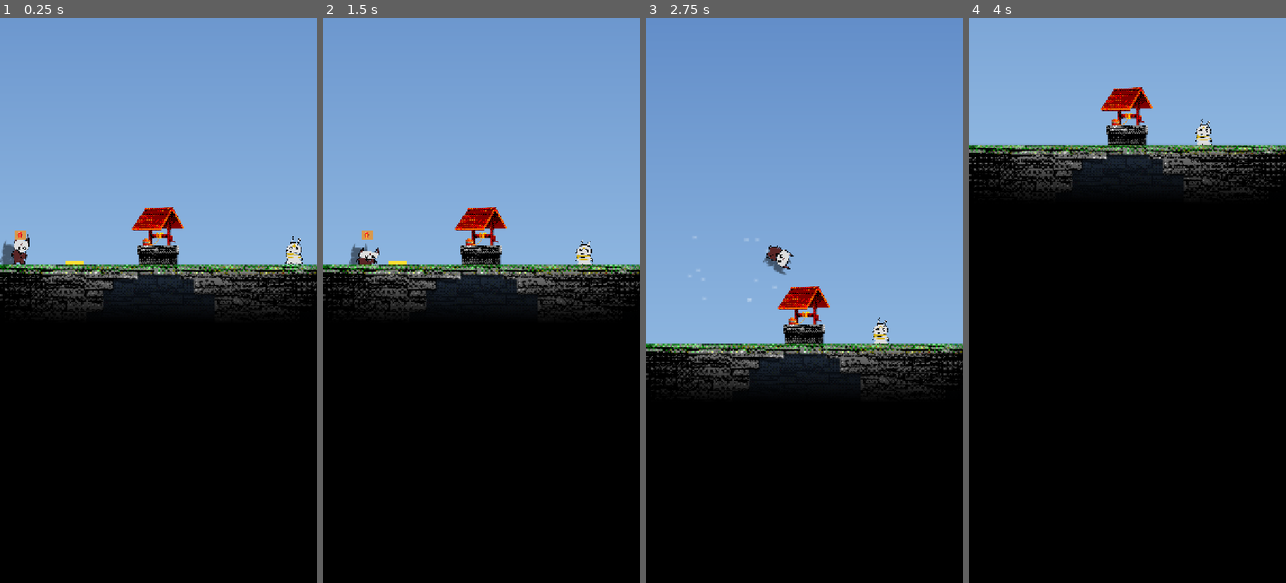
Above: before the commit, frames 1-4 (left to right).
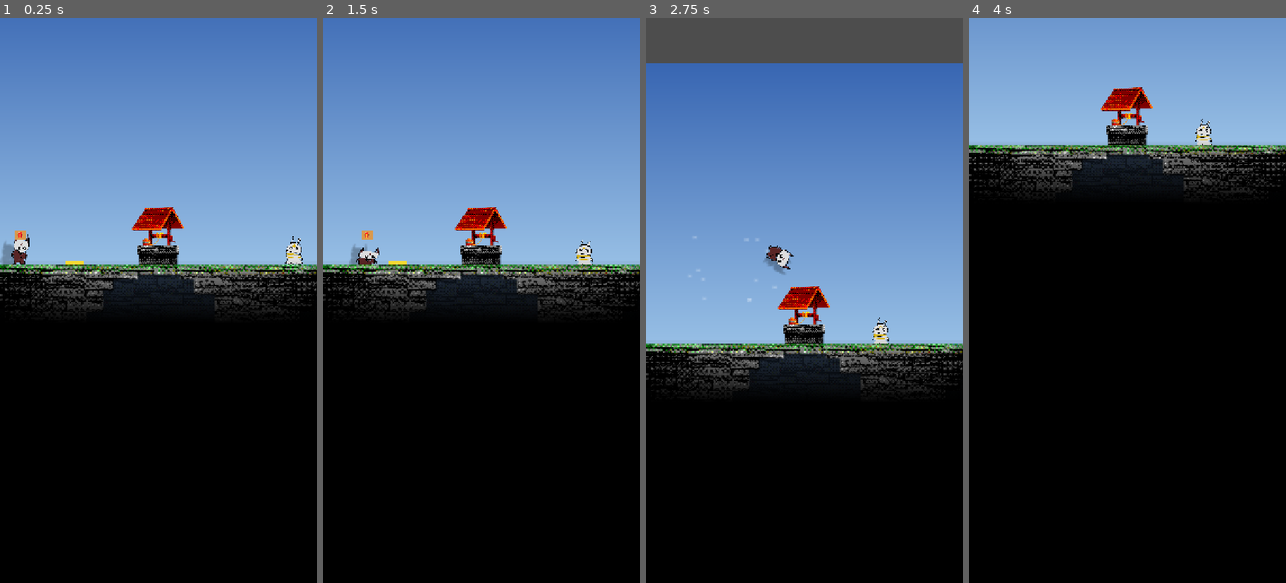
Above: after the commit, the same moments.

Repository: gimigkk/agustus-13
Game: Godot game, scene res://scenes/levels/test_level.tscn
The game is run twice, just before and just after one commit, with the same random seed, the same clock (stepped at 60 frames per second) and the same inputs.
Inputs (mouse positions are in pixels of both pictures, inside the frame that each line leads up to):
- Up to frame 1 (0.25 s): no input
- Up to frame 2 (1.5 s): tap Enter at 0.5 s; move the mouse to (551, 272) at 0.52 s; hold Right (move_right) from 0.53 s (still down); tap Space (jump) at 0.77 s; move the mouse to (418, 328) at 1.27 s
- Up to frame 3 (2.75 s): tap Space (jump) at 1.52 s; move the mouse to (836, 176) at 2.02 s; release Right (move_right) at 2.03 s; hold Left (move_left) from 2.03 s (still down)
- Up to frame 4 (4 s): move the mouse to (1111, 413) at 2.77 s; release Left (move_left) at 2.78 s; hold Right (move_right) from 2.78 s (still down); tap Space (jump) at 3.02, 3.77 s; move the mouse to (1222, 385) at 3.52 s

The runs differ from the first frame. In frame 1, 15% of the frame differs, in the area x 0-100%, y 0-44%; in frame 2, 15%; in frame 3, 29%, in the area x 0-100%, y 0-46%; in frame 4, less than 0.1%.

Commit message:
tune(shadow): reduce shadow opacity to 28% and increase blur radius for player and platform layers

Diff:
--- a/scenes/levels/test_level.tscn
+++ b/scenes/levels/test_level.tscn
@@ -37,8 +37,8 @@
 
 [sub_resource type="ShaderMaterial" id="ShaderMaterial_shadow"]
 shader = ExtResource("23_shadowshader")
-shader_parameter/blur_amount = 9.0
-shader_parameter/shadow_opacity = 0.45
+shader_parameter/blur_amount = 14.0
+shader_parameter/shadow_opacity = 0.28
 shader_parameter/radial_outward = 0.035
 shader_parameter/vertical_offset = 10.0
 
@@ -55,10 +55,11 @@
 [node name="SkyBG" type="TextureRect" parent="."]
 z_index = -10
 offset_left = -400.0
-offset_top = -5500.0
+offset_top = -4644.0
 offset_right = 400.0
-offset_bottom = -3400.0
+offset_bottom = -3844.0
 texture = SubResource("GradientTex_sky")
+expand_mode = 4
 
 [node name="BGLayer" type="Node2D" parent="."]
 z_index = -10
--- a/scenes/player/player.tscn
+++ b/scenes/player/player.tscn
@@ -10,8 +10,8 @@
 
 [sub_resource type="ShaderMaterial" id="ShaderMaterial_player_shadow"]
 shader = ExtResource("4_shadowshader")
-shader_parameter/blur_amount = 7.0
-shader_parameter/shadow_opacity = 0.50
+shader_parameter/blur_amount = 12.0
+shader_parameter/shadow_opacity = 0.28
 shader_parameter/radial_outward = 0.0
 shader_parameter/vertical_offset = 0.0
 
